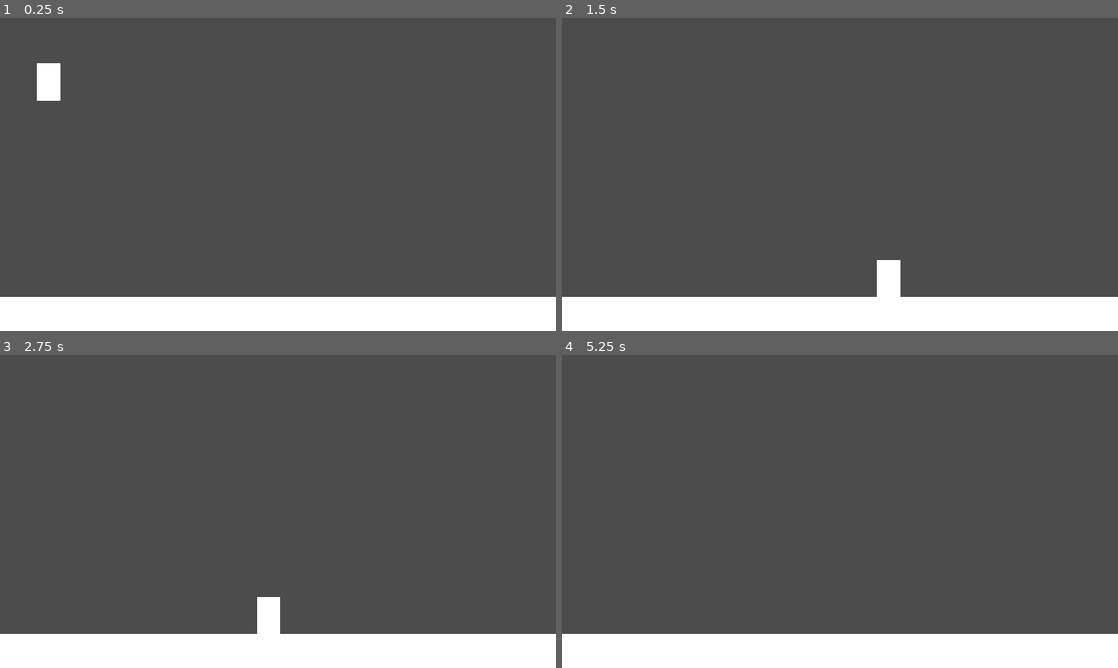
Above: before the commit, frames 1-4 (two rows, left to right).
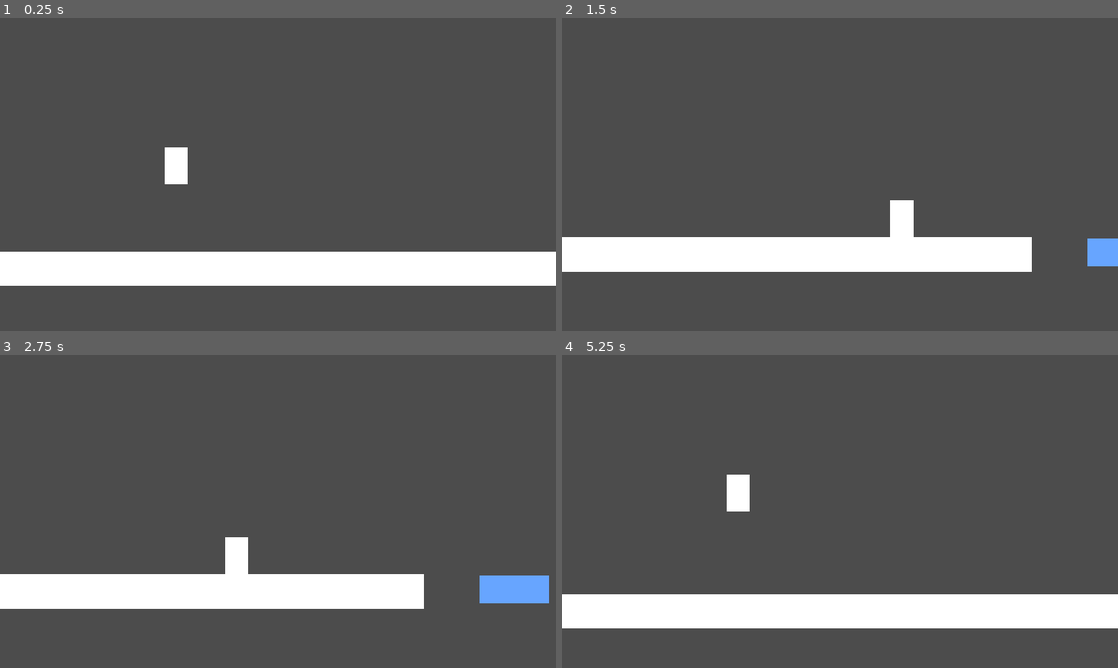
Above: after the commit, the same moments.

Repository: pigdevstudio/kitchen-tales
Game: Godot game, scene res://levels/Playground.tscn
Same seed, same stepped clock (60 frames per second), same inputs: the game is played once before the commit and once after it. Before the commit the project has no main scene; this scene is started directly in both runs.
Inputs:
- Up to frame 1 (0.25 s): no input
- Up to frame 2 (1.5 s): hold D (walk_right) from 0.53 s (still down); tap Shift (dash) at 0.6, 1.35 s; tap Space (jump) at 0.77 s
- Up to frame 3 (2.75 s): tap Space (jump) at 1.52 s; release D (walk_right) at 2.03 s; hold A (walk_left) from 2.03 s (still down); tap Shift (dash) at 2.1 s
- Up to frame 4 (5.25 s): release A (walk_left) at 2.78 s; hold D (walk_right) 2.78-4.28 s; tap Shift (dash) every 0.75 s from 2.85 to 5.1 s; tap Space (jump) at 3.02, 3.77, 4.52 s; hold A (walk_left) 4.28-5.03 s; hold D (walk_right) from 5.03 s (still down)

The runs differ from the first frame. In frame 1, 23% of the frame differs, in the area x 0-100%, y 14-100%; in frame 2, 21%; in frame 3, 21%; in frame 4, 22%.

Commit message:
Add basic level design

Diff:
--- a/source/levels/Playground.tscn
+++ b/source/levels/Playground.tscn
@@ -1,17 +1,217 @@
-[gd_scene load_steps=2 format=2]
-
-[ext_resource path="res://actors/PlatformActor.tscn" type="PackedScene" id=1]
+[gd_scene load_steps=13 format=2]
+
+[ext_resource path="res://utility/Geometry2D.gd" type="Script" id=1]
+[ext_resource path="res://actors/PlatformActor.tscn" type="PackedScene" id=2]
+
+[sub_resource type="GDScript" id=8]
+script/source = "extends Node2D
+
+func _on_Void_body_entered(body):
+	get_tree().reload_current_scene()
+"
+
+[sub_resource type="RectangleShape2D" id=1]
+extents = Vector2( 1040, 59.2 )
+
+[sub_resource type="RectangleShape2D" id=4]
+extents = Vector2( 608, 59.2 )
+
+[sub_resource type="RectangleShape2D" id=5]
+extents = Vector2( 140, 90 )
+
+[sub_resource type="RectangleShape2D" id=2]
+extents = Vector2( 120, 47.9999 )
+
+[sub_resource type="Animation" id=3]
+resource_name = "vertical_movement"
+length = 4.0
+loop = true
+tracks/0/type = "value"
+tracks/0/path = NodePath("Platform:position")
+tracks/0/interp = 1
+tracks/0/loop_wrap = true
+tracks/0/imported = false
+tracks/0/enabled = true
+tracks/0/keys = {
+"times": PoolRealArray( 0, 2 ),
+"transitions": PoolRealArray( 1, 1 ),
+"update": 0,
+"values": [ Vector2( 0, 0 ), Vector2( 0, -424 ) ]
+}
+
+[sub_resource type="ConvexPolygonShape2D" id=6]
+points = PoolVector2Array( 0, -90, 180, 0, 0, 0 )
+
+[sub_resource type="LineShape2D" id=7]
+normal = Vector2( 1, 0 )
+
+[sub_resource type="LineShape2D" id=9]
+normal = Vector2( -1, 0 )
+
+[sub_resource type="LineShape2D" id=10]
 
 [node name="Playground" type="Node2D"]
+script = SubResource( 8 )
+__meta__ = {
+"_edit_horizontal_guides_": [ 960.0, 1280.0 ]
+}
 
 [node name="Ground" type="StaticBody2D" parent="."]
+editor/display_folded = true
 position = Vector2( 0, 963.2 )
 
-[node name="CollisionPolygon2D" type="CollisionPolygon2D" parent="Ground"]
-polygon = PoolVector2Array( 0, 124.8, 1920, 124.8, 1920, 0, 0, 0 )
-
-[node name="Polygon2D" type="Polygon2D" parent="Ground"]
-polygon = PoolVector2Array( 0, 0, 0, 124.8, 1920, 124.8, 1920, 0 )
-
-[node name="PlatformActor" parent="." instance=ExtResource( 1 )]
-position = Vector2( 168, 232 )
+[node name="Geometry2D" type="CollisionShape2D" parent="Ground"]
+position = Vector2( 976, 52.8 )
+shape = SubResource( 1 )
+script = ExtResource( 1 )
+
+[node name="Ground2" type="StaticBody2D" parent="."]
+editor/display_folded = true
+position = Vector2( 2028, 56 )
+
+[node name="Geometry2D" type="CollisionShape2D" parent="Ground2"]
+shape = SubResource( 4 )
+script = ExtResource( 1 )
+
+[node name="Ground3" type="StaticBody2D" parent="."]
+editor/display_folded = true
+position = Vector2( 1560, -88 )
+
+[node name="Geometry2D" type="CollisionShape2D" parent="Ground3"]
+shape = SubResource( 5 )
+script = ExtResource( 1 )
+
+[node name="Platform" type="StaticBody2D" parent="."]
+editor/display_folded = true
+position = Vector2( 2328, 1008 )
+
+[node name="Geometry2D" type="CollisionShape2D" parent="Platform"]
+shape = SubResource( 2 )
+script = ExtResource( 1 )
+color = Color( 0.407843, 0.65098, 1, 1 )
+
+[node name="Platform2" type="StaticBody2D" parent="."]
+editor/display_folded = true
+position = Vector2( 2808, 1008 )
+
+[node name="Geometry2D" type="CollisionShape2D" parent="Platform2"]
+shape = SubResource( 2 )
+script = ExtResource( 1 )
+color = Color( 0.407843, 0.65098, 1, 1 )
+
+[node name="Platform3" type="StaticBody2D" parent="."]
+editor/display_folded = true
+position = Vector2( 3128, 832 )
+
+[node name="Geometry2D" type="CollisionShape2D" parent="Platform3"]
+shape = SubResource( 2 )
+script = ExtResource( 1 )
+color = Color( 0.407843, 0.65098, 1, 1 )
+
+[node name="Platform5" type="StaticBody2D" parent="."]
+editor/display_folded = true
+position = Vector2( 120, -512 )
+
+[node name="Geometry2D" type="CollisionShape2D" parent="Platform5"]
+shape = SubResource( 2 )
+script = ExtResource( 1 )
+color = Color( 0.407843, 0.65098, 1, 1 )
+
+[node name="Label" type="Label" parent="Platform5"]
+margin_left = -64.0
+margin_top = -152.0
+margin_right = -24.0
+margin_bottom = -138.0
+rect_scale = Vector2( 3, 3 )
+text = "Goal"
+align = 1
+valign = 1
+clip_text = true
+
+[node name="Platform4" type="StaticBody2D" parent="."]
+editor/display_folded = true
+position = Vector2( 3480, 184 )
+
+[node name="Geometry2D" type="CollisionShape2D" parent="Platform4"]
+shape = SubResource( 2 )
+one_way_collision = true
+script = ExtResource( 1 )
+color = Color( 1, 0.560784, 0.407843, 1 )
+
+[node name="PlatformActor" parent="." instance=ExtResource( 2 )]
+editor/display_folded = true
+position = Vector2( 608, 672 )
+collision_layer = 3
+
+[node name="CameraRig" type="RemoteTransform2D" parent="PlatformActor"]
+remote_path = NodePath("../../Camera2D")
+
+[node name="MovingPlatform" type="Node2D" parent="."]
+editor/display_folded = true
+position = Vector2( 3480, 832 )
+
+[node name="Platform" type="KinematicBody2D" parent="MovingPlatform"]
+position = Vector2( 0, -176.534 )
+motion/sync_to_physics = true
+
+[node name="Geometry2D" type="CollisionShape2D" parent="MovingPlatform/Platform"]
+shape = SubResource( 2 )
+one_way_collision = true
+script = ExtResource( 1 )
+color = Color( 0.521569, 0.407843, 1, 1 )
+
+[node name="AnimationPlayer" type="AnimationPlayer" parent="MovingPlatform"]
+autoplay = "vertical_movement"
+playback_process_mode = 0
+anims/vertical_movement = SubResource( 3 )
+
+[node name="Camera2D" type="Camera2D" parent="."]
+position = Vector2( 608, 672 )
+current = true
+limit_left = 0
+limit_right = 3712
+limit_bottom = 1280
+smoothing_enabled = true
+drag_margin_left = 0.0
+drag_margin_right = 0.0
+editor_draw_limits = true
+editor_draw_drag_margin = true
+
+[node name="Slope" type="StaticBody2D" parent="."]
+editor/display_folded = true
+
+[node name="Geometry2D" type="CollisionShape2D" parent="Slope"]
+position = Vector2( 1876, 0 )
+shape = SubResource( 6 )
+script = ExtResource( 1 )
+
+[node name="Slope2" type="StaticBody2D" parent="."]
+editor/display_folded = true
+
+[node name="Geometry2D" type="CollisionShape2D" parent="Slope2"]
+position = Vector2( 1700, -88 )
+shape = SubResource( 6 )
+script = ExtResource( 1 )
+
+[node name="Wall" type="StaticBody2D" parent="."]
+editor/display_folded = true
+
+[node name="CollisionShape2D" type="CollisionShape2D" parent="Wall"]
+shape = SubResource( 7 )
+
+[node name="Wall2" type="StaticBody2D" parent="."]
+editor/display_folded = true
+position = Vector2( 3712, 0 )
+
+[node name="CollisionShape2D" type="CollisionShape2D" parent="Wall2"]
+shape = SubResource( 9 )
+
+[node name="Void" type="Area2D" parent="."]
+position = Vector2( 0, 1280 )
+collision_layer = 0
+collision_mask = 2
+
+[node name="CollisionShape2D" type="CollisionShape2D" parent="Void"]
+shape = SubResource( 10 )
+
+[connection signal="body_entered" from="Void" to="." method="_on_Void_body_entered"]
--- a/source/project.godot
+++ b/source/project.godot
@@ -18,15 +18,22 @@
 "class": "PlaformPhysics",
 "language": "GDScript",
 "path": "res://actors/PlatformPhysics.gd"
+}, {
+"base": "KinematicBody2D",
+"class": "PlatformActor",
+"language": "GDScript",
+"path": "res://actors/PlatformActor.gd"
 } ]
 _global_script_class_icons={
 "Geometry2D": "",
-"PlaformPhysics": ""
+"PlaformPhysics": "",
+"PlatformActor": ""
 }
 
 [application]
 
 config/name="Kitchen Tales"
+run/main_scene="res://levels/Playground.tscn"
 config/icon="res://icon.png"
 
 [display]
--- a/source/utility/Geometry2D.gd
+++ b/source/utility/Geometry2D.gd
@@ -10,6 +10,7 @@
 
 func _ready():
 	update()
+
 
 func _draw():
 	var offset_position = Vector2(0, 0)
@@ -29,6 +30,8 @@
 		var rect_position = offset_position - Vector2(shape.radius, shape.height * 0.5)
 		var rect = Rect2(rect_position, Vector2(shape.radius * 2, shape.height))
 		draw_rect(rect, color)
+	elif shape is ConvexPolygonShape2D:
+		draw_colored_polygon(shape.points, color, shape.points)
 
 func _on_draw():
 	update()
